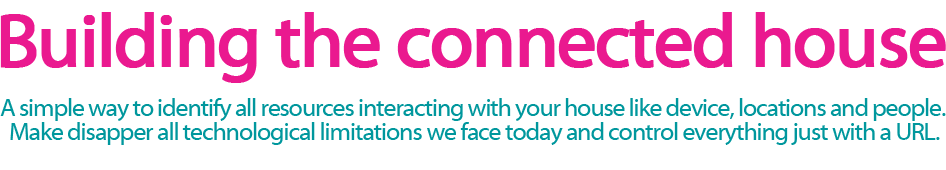
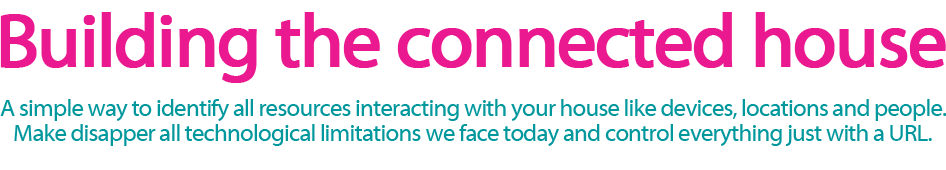
Layered file, before and after one edit (946 x 170). Changes by layer:
painted on "A simple way to identify all resources interacting with your ho" over <box>0,98,946,121</box>
painted on "Make disapper all technological limitations we face today and c" over <box>10,122,940,146</box>
